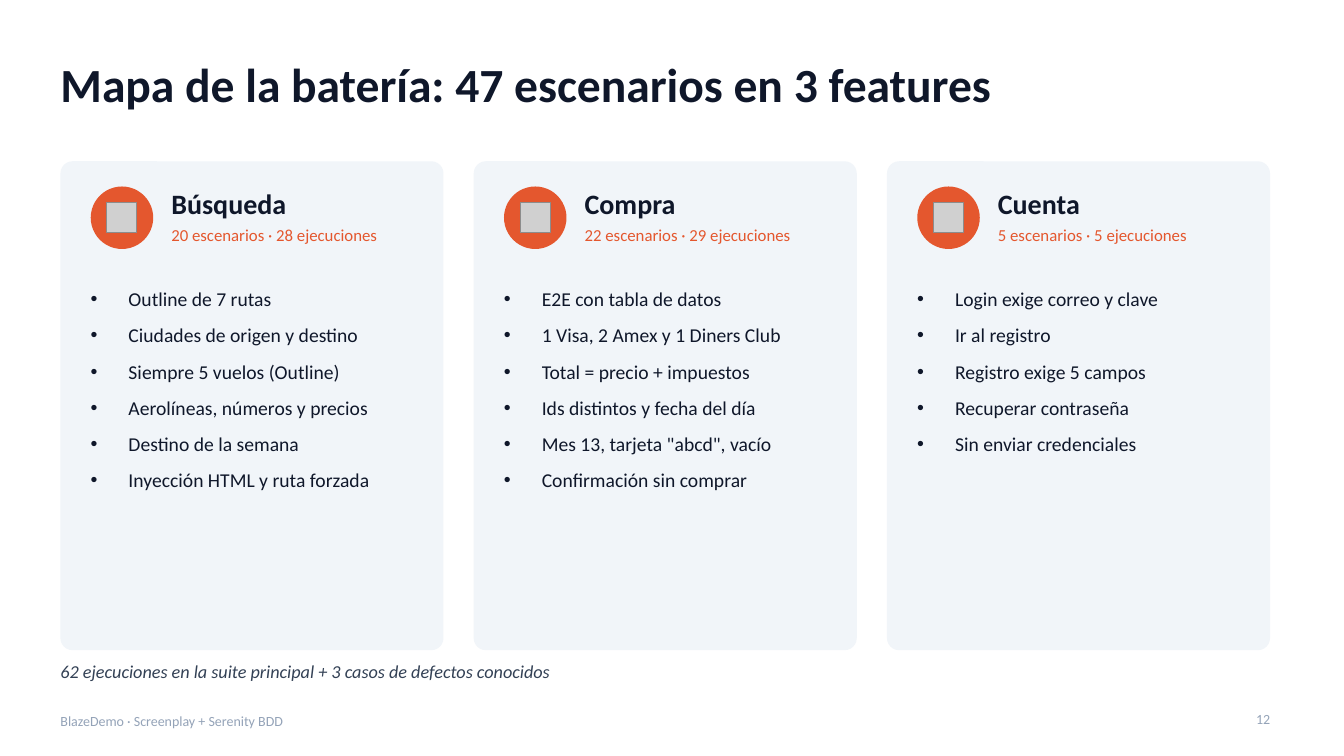
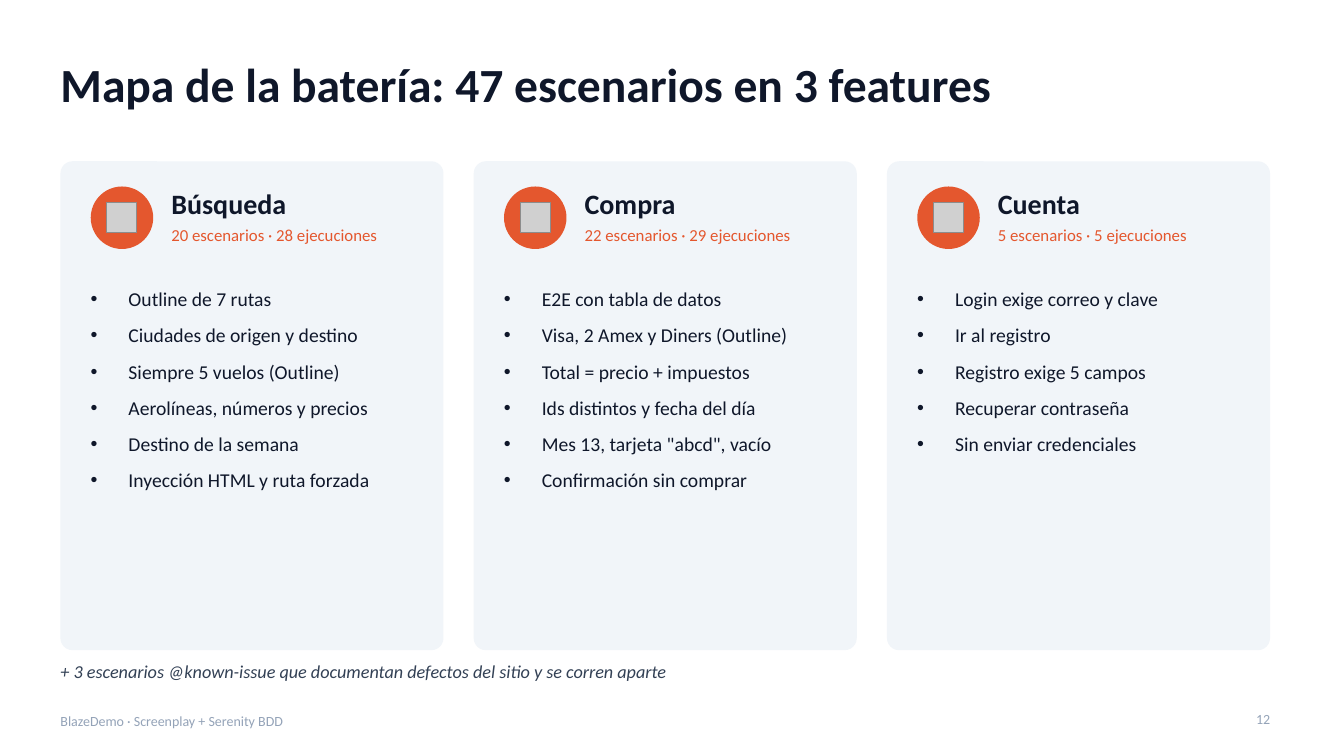
Before and after one commit to Santiagodutr/blazedemo-screenplay-serenity, a slide deck: slide 12 of presentacion/BlazeDemo_Screenplay_Sustentacion.pptx. Drawn at 1344x756 pixels with LibreOffice and Linux fonts; fonts in the diff are those of the drawing; grey boxes stand for pictures. Boxes give left, top, right and bottom in pixels: in the first picture for what was removed or moved away, otherwise in the second. Text is boxed around its words. In the diff, an @@ line names an element or a change of style, - is before the commit and + after.

```diff
--- a/presentacion/BlazeDemo_Screenplay_Sustentacion.pptx
+++ b/presentacion/BlazeDemo_Screenplay_Sustentacion.pptx
@@ text at (542,328,787,345): text changed @@
-• 1 Visa, 2 Amex y 1 Diners Club
+• Visa, 2 Amex y Diners (Outline)
@@ text at (74,665,666,681): text changed @@
-62 ejecuciones en la suite principal + 3 casos de defectos conocidos
++ 3 escenarios @known-issue que documentan defectos del sitio y se corren aparte
```
Also in this commit, not shown: 9 other slides changed, 3 other files.
